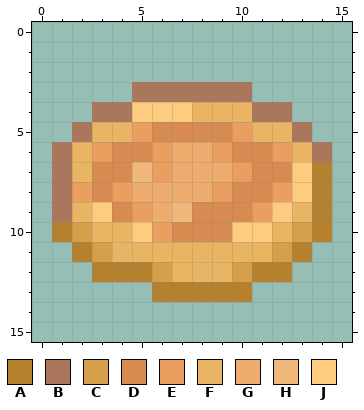
A pixel-art sprite gets an edit: assets/minecraft/textures/cmd/misc/dough_berry_pie.png. Above is the file before it was changed.
The file is 16x16 pixels.
Palette (. is transparent): A #b6812f  B #ab775c  C #d59f4b  D #d88b50  E #ea9e60  F #eab563  G #eeac6e  H #f1b87b  J #fecc7e
Pixels before, first column x 1:
 3 ....BBBBBB....
 4 ..BBJJJFFFBB..
 5 .BFFEDDDDEFFB.
 6 BFEDDEGGEDDEFB
 7 BFDDHEGGGEDDJA
 8 BEDEGGGGEDDEJA
 9 BFJDEGHDDDEJFA
10 ACFFJEDDDJJFCA
11 .ACFFFFFFFFCA.
12 ..AAACFFFCAA..
13 .....AAAAA....
New version:
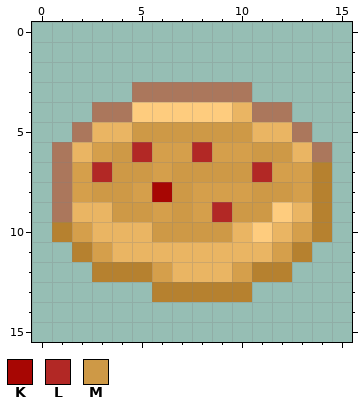
Colours new in this view: K #a70603  L #b22825  M #ce9946
Difference:
Changed rows in their new state; - is an unchanged pixel.
first column x 2:
 4 ------JJ----
 5 ---MMMMMM---
 6 -CMLCCLCCMM-
 7 CLMMCMMMMLCC
 8 CMMCKMCCCMMC
 9 -FMMCMCLMM--
10 ---FMMMMF---
Pixel boxes of the changes (left, top, right, bottom) in both pictures:
changed: (72, 102, 312, 242)
